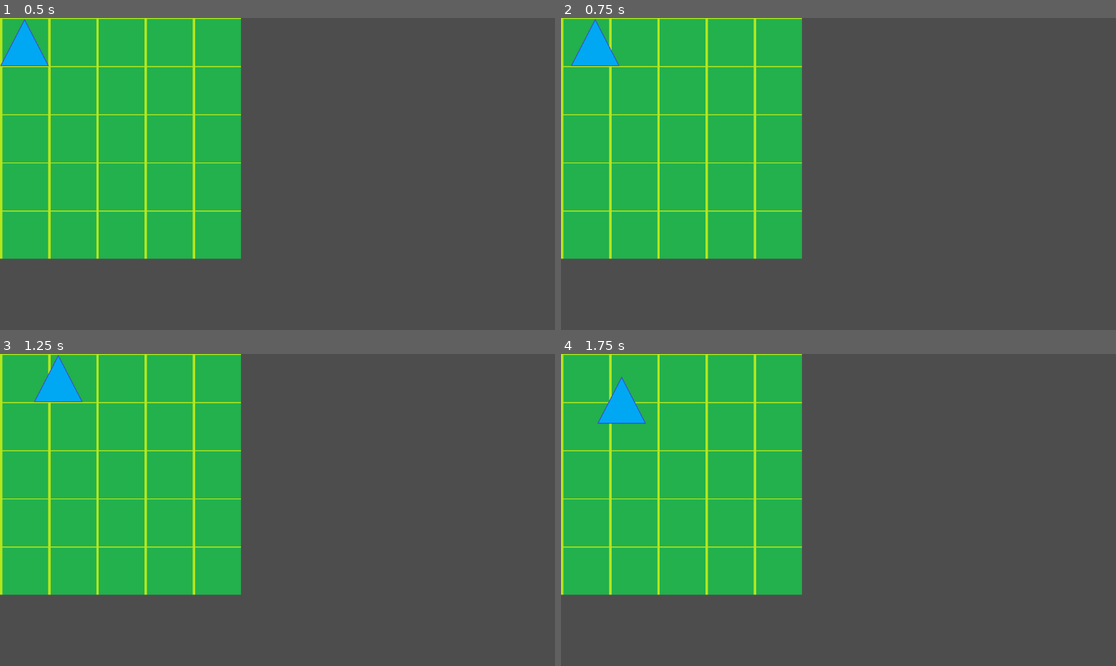
Above: before the commit, frames 1-4 (two rows, left to right).
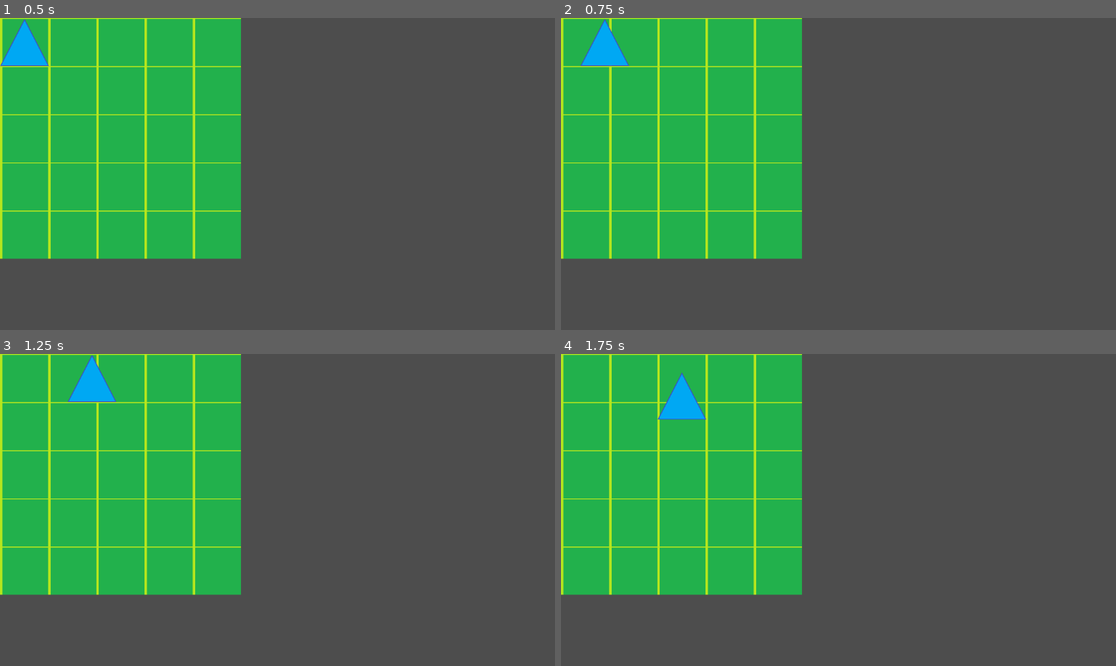
Above: after the commit, the same moments.

Repository: Killfreek/Rats
Game: Godot game, scene res://main.tscn
The game is run twice, just before and just after one commit, with the same random seed, the same clock (stepped at 60 frames per second) and the same inputs.
Inputs:
- Up to frame 1 (0.5 s): no input
- Up to frame 2 (0.75 s): tap Enter at 0.5 s; hold D (MoveRight) from 0.53 s (still down)
- Up to frame 3 (1.25 s): keep holding D (MoveRight)
- Up to frame 4 (1.75 s): release D (MoveRight) at 1.28 s; hold S (MoveDown) from 1.28 s (still down)

Frame 1 is identical in both runs. In frame 2, 0.5% of the frame differs, in the area x 1-13%, y 0-16%; in frame 3, 1.2%; in frame 4, 1.4%, in the area x 6-27%, y 6-23%.

Commit message:
changed movement to match grid
changed movement to match moving between grid squares

Diff:
--- a/player.gd
+++ b/player.gd
@@ -1,24 +1,40 @@
 extends Area2D
 
 @export var speed =1
-@export var gridscalex =1
-@export var gridscaley =1
+@export var xStepDistance =1
+@export var yStepDistance =1
+
+var player
+var isMoving = false
+var tween
+var finalPosition
+
 # Called when the node enters the scene tree for the first time.
 func _ready():
-	pass # Replace with function body.
+	player = get_node(".")
 
 
 # Called every frame. 'delta' is the elapsed time since the previous frame.
 func _process(delta):
-	var velocaty = Vector2.ZERO
-	if Input.is_action_pressed("MoveRight"):
-		velocaty.x +=1
-	if Input.is_action_pressed("MoveLeft"):
-		velocaty.x -=1
-	if Input.is_action_pressed("MoveUp"):
-		velocaty.y -=1
-	if Input.is_action_pressed("MoveDown"):
-		velocaty.y +=1
-	if velocaty.length() > 0:
-		velocaty = velocaty.normalized() * speed
-	position += velocaty * delta
+	if !isMoving:
+		isMoving = true;
+
+		var velocaty = Vector2.ZERO
+		if Input.is_action_pressed("MoveRight"):
+			velocaty.x += xStepDistance
+		if Input.is_action_pressed("MoveLeft"):
+			velocaty.x -= xStepDistance
+		if Input.is_action_pressed("MoveUp"):
+			velocaty.y -= yStepDistance
+		if Input.is_action_pressed("MoveDown"):
+			velocaty.y += yStepDistance
+
+		finalPosition = position + velocaty;
+
+	move_ToTarget(delta);
+
+func move_ToTarget(delta):
+	if isMoving:
+		player.global_position = player.global_position.move_toward(finalPosition, delta * speed)
+	if player.global_position == finalPosition:
+		isMoving = false;
--- a/player.tscn
+++ b/player.tscn
@@ -19,7 +19,9 @@
 
 [node name="Player" type="Area2D"]
 script = ExtResource("1_gka1k")
-speed = 100
+speed = 200
+xStepDistance = 100
+yStepDistance = 100
 
 [node name="AnimatedSprite2D" type="AnimatedSprite2D" parent="."]
 position = Vector2(-3, -19)
